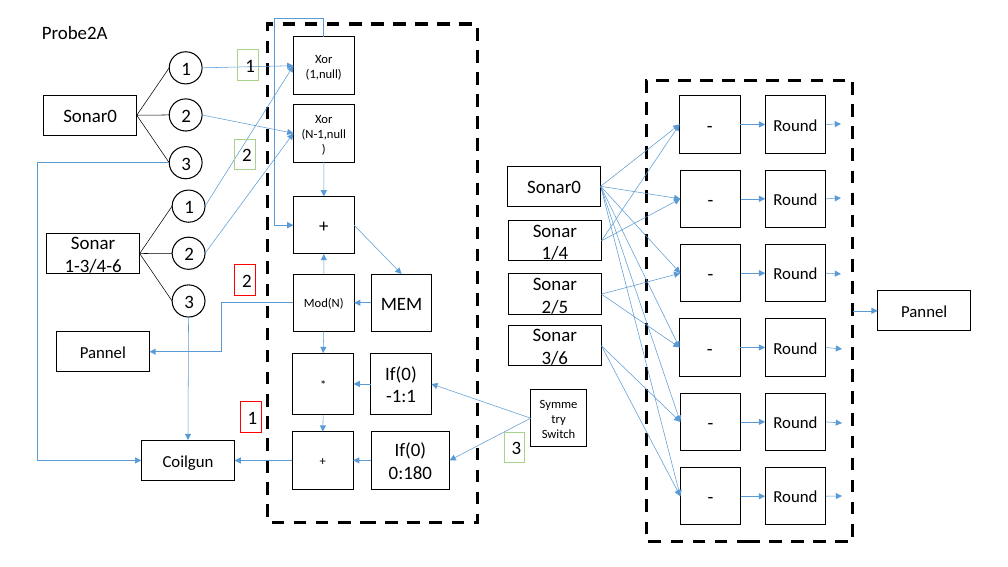
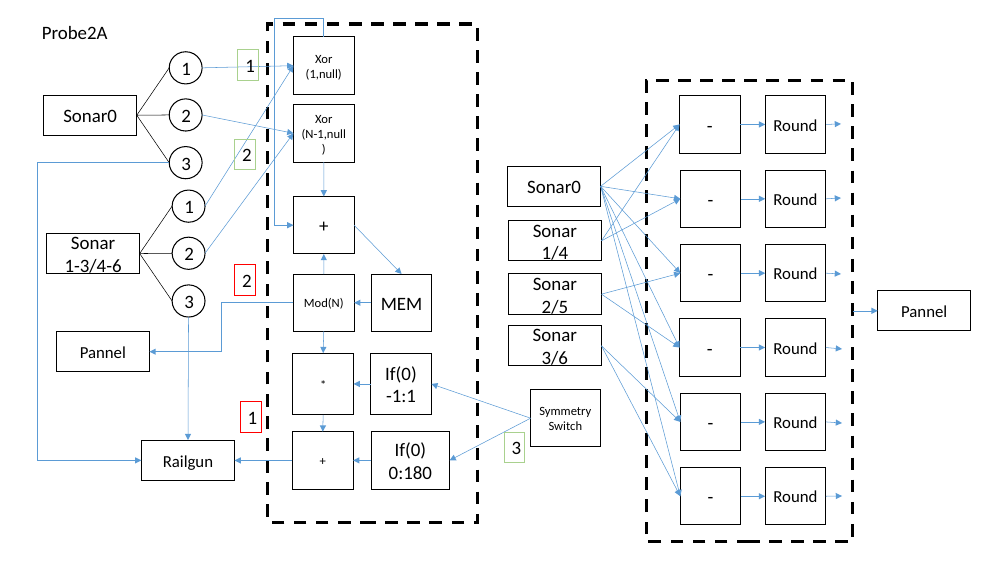
Before and after one commit to panhao4812/GameTools, a slide deck: slide 12 of BaroAngEditor/BaroAngEditor/mods/Lines.pptx (slide 11 before the commit). Drawn at 1008x567 pixels with LibreOffice and Linux fonts; fonts in the diff are those of the drawing. Boxes give left, top, right and bottom in pixels: in the first picture for what was removed or moved away, otherwise in the second. Text is boxed around its words. In the diff, an @@ line names an element or a change of style, - is before the commit and + after.

Commit message:
update

```diff
--- a/BaroAngEditor/BaroAngEditor/mods/Lines.pptx
+++ b/BaroAngEditor/BaroAngEditor/mods/Lines.pptx
@@ rectangle "Symmetry" resized from (x1=531, y1=389, x2=587, y2=447) to (x1=531, y1=389, x2=600, y2=447) @@
@@ text in rectangle at (x1=163, y1=455, x2=213, y2=470): text changed @@
-Coilgun
+Railgun
```
Also in this commit, not shown: 5 other slides changed, 1 slide added.
